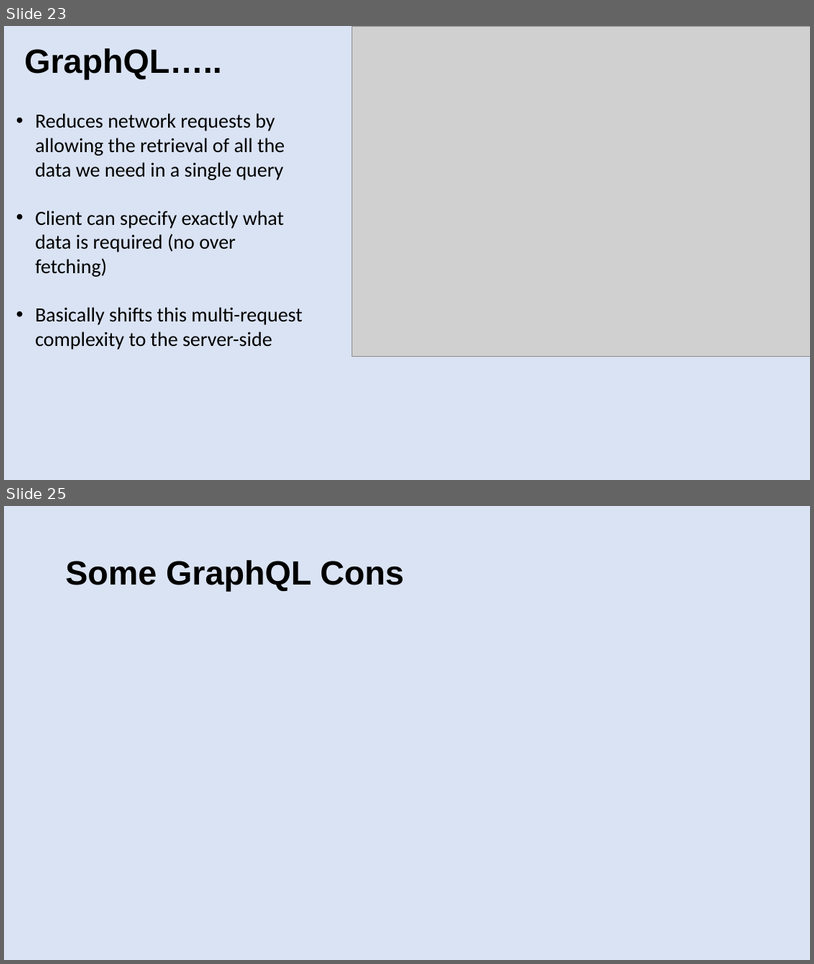
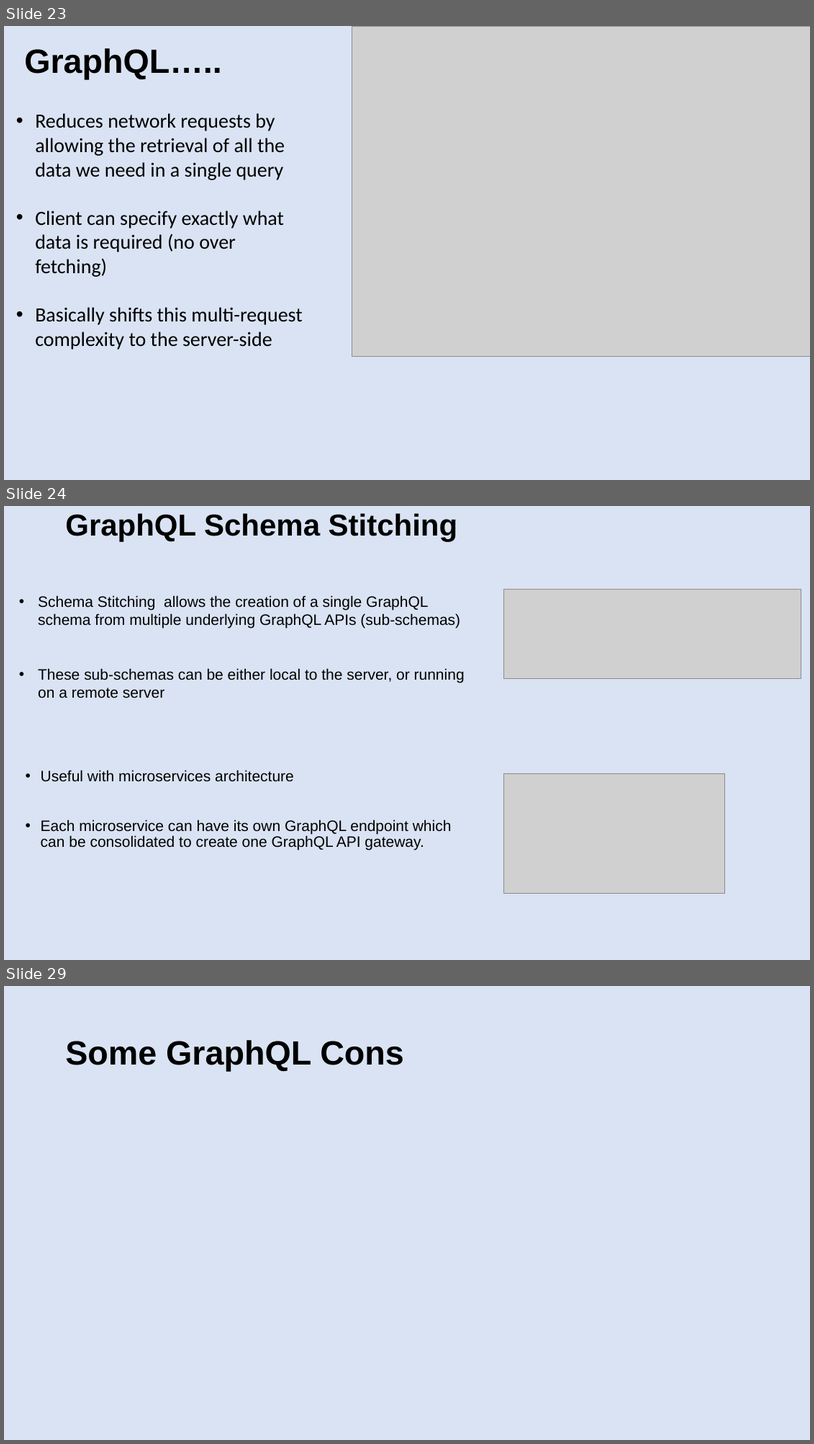
Before and after one commit to patelg123/graphql-presentation, a slide deck: current.pptx. Shown one above the other, each under a label of ours: slides 23 and 25 before the commit, slides 23, 24 and 29 after it; the slides between them are not shown. The pictures are 814x964 and 814x1444 pixels, drawn with LibreOffice and Linux fonts; fonts in the diff are those of the drawing; grey boxes stand for pictures. Boxes give left, top, right and bottom in pixels: in the first picture for what was removed or moved away, otherwise in the second. Text is boxed around its words. In the diff, an @@ line names an element or a change of style, - is before the commit and + after.

```diff
--- a/current.pptx
+++ b/current.pptx
@@ slide 24 added at <box>4,506,810,960</box>, background #DAE3F3 @@
@@ title added at <box>65,513,458,542</box>, 36 pt, text #000000, bold @@
+GraphQL Schema Stitching
@@ picture added at <box>504,590,802,679</box> @@
@@ text added at <box>38,595,465,698</box>, 18 pt, text #000000 @@
+• Schema Stitching allows the creation of a single GraphQL schema from multiple underlying GraphQL APIs (sub-schemas)
+• These sub-schemas can be either local to the server, or running on a remote server
@@ text added at <box>41,770,452,850</box>, 18 pt, text #000000 @@
+• Useful with microservices architecture
+• Each microservice can have its own GraphQL endpoint which can be consolidated to create one GraphQL API gateway.
@@ picture added at <box>504,773,725,893</box> @@
@@ what was slide 25 is now slide 29 @@
```
Also in this commit, not shown: 6 slides changed, 4 other slides added, 1 slide removed.
